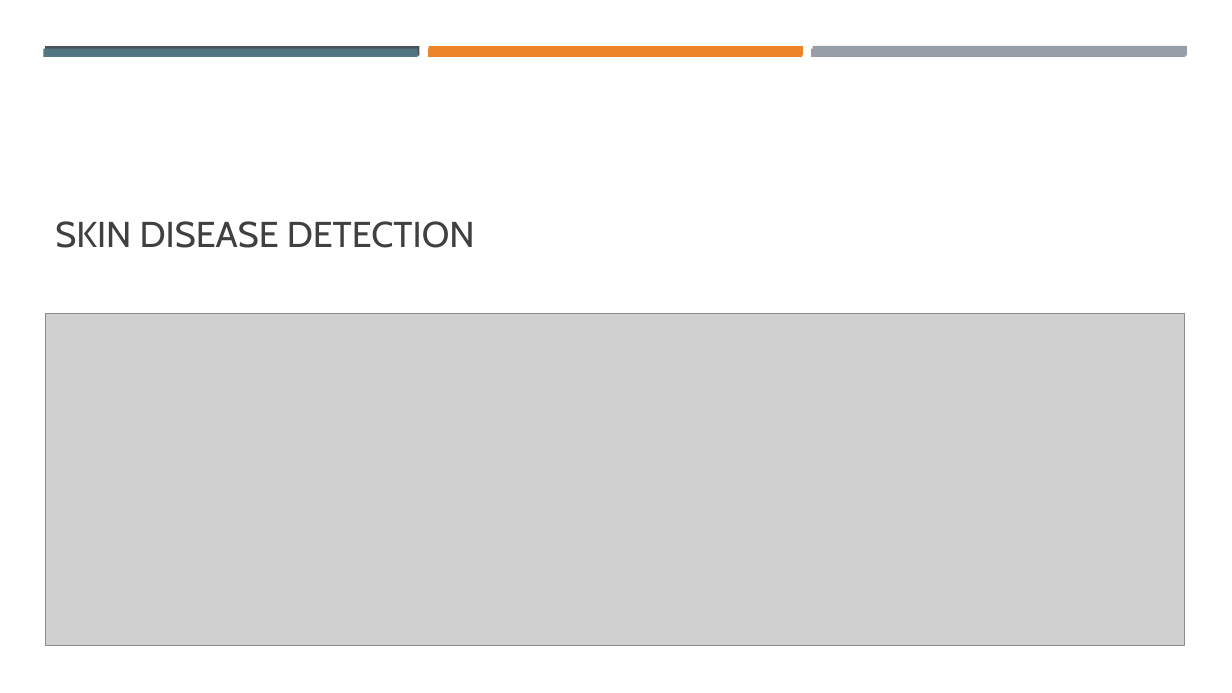
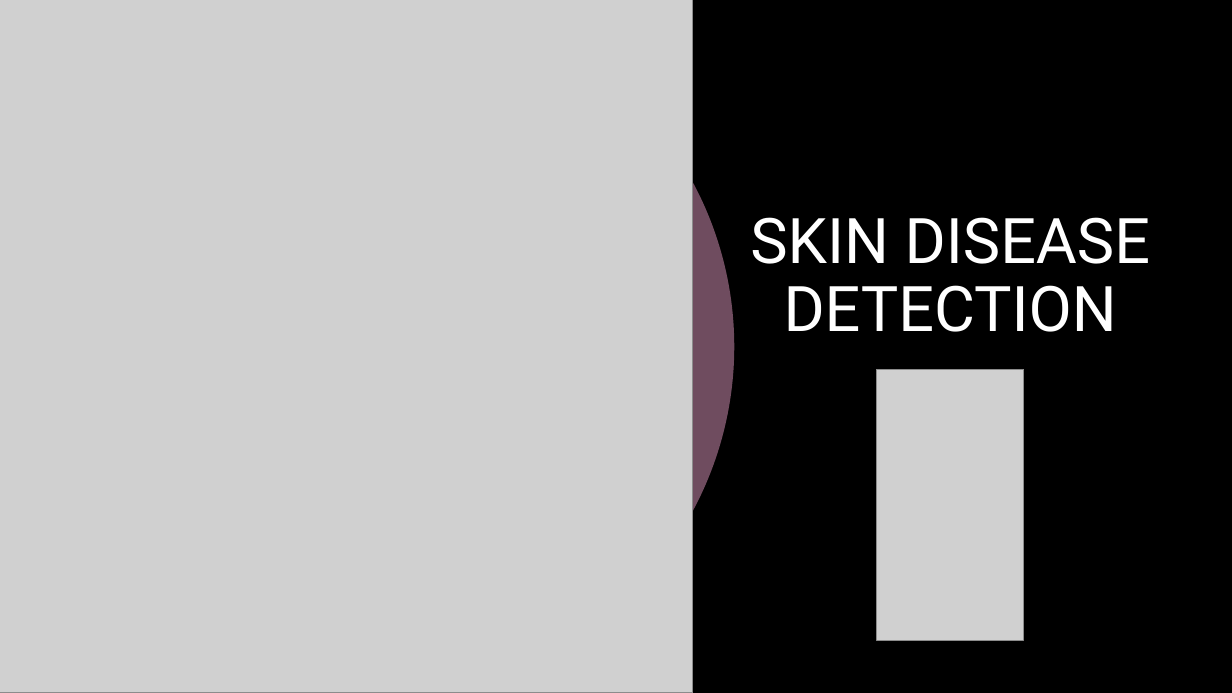
Before and after one commit to shireeshatn/Skin-Disease-Detection, a slide deck: slide 1 of documentation/SKIN DISEASE DETECTION.pptx. Drawn at 1232x693 pixels with LibreOffice and Linux fonts; fonts in the diff are those of the drawing; grey boxes stand for pictures. Boxes give left, top, right and bottom in pixels: in the first picture for what was removed or moved away, otherwise in the second. Text is boxed around its words. In the diff, an @@ line names an element or a change of style, - is before the commit and + after.

```diff
--- a/documentation/SKIN DISEASE DETECTION.pptx
+++ b/documentation/SKIN DISEASE DETECTION.pptx
@@ background #FFFFFF to #000000 @@
@@ rectangle added at (x1=0, y1=0, x2=1232, y2=693), fill #000000 @@
@@ ellipse added at (x1=0, y1=0, x2=582, y2=582), fill #C6969C at 80% opacity @@
@@ picture added at (x1=0, y1=0, x2=693, y2=693) @@
@@ ellipse added at (x1=42, y1=0, x2=735, y2=693), fill #BA7F9F at 60% opacity @@
@@ group added at (x1=0, y1=0, x2=1232, y2=693): 6 rectangles, 1 ellipse @@
@@ rectangle removed at (x1=43, y1=49, x2=418, y2=57) @@
@@ rectangle removed at (x1=45, y1=46, x2=420, y2=55) @@
@@ rectangle removed at (x1=428, y1=49, x2=802, y2=57) @@
@@ rectangle removed at (x1=429, y1=46, x2=803, y2=55) @@
@@ title "SKIN DISEASE DETECTION" moved from (x1=55, y1=221, x2=475, y2=248) to (x1=750, y1=217, x2=1150, y2=332) @@
@@ title "SKIN DISEASE DETECTION" at (x1=750, y1=217, x2=1150, y2=332): size 28 to 49 pt, font Cabin to Roboto, text colour #404040 to #FFFFFF; alignment left to centre; line spacing 1 to 0.9 @@
@@ rectangle removed at (x1=811, y1=49, x2=1186, y2=57) @@
@@ rectangle removed at (x1=812, y1=46, x2=1187, y2=56) @@
@@ picture removed at (x1=45, y1=313, x2=1185, y2=646) @@
@@ picture added at (x1=877, y1=369, x2=1025, y2=640) @@
```
Also in this commit, not shown: 1 other slide changed, 16 slides added, 13 slides removed, 1 other file.
